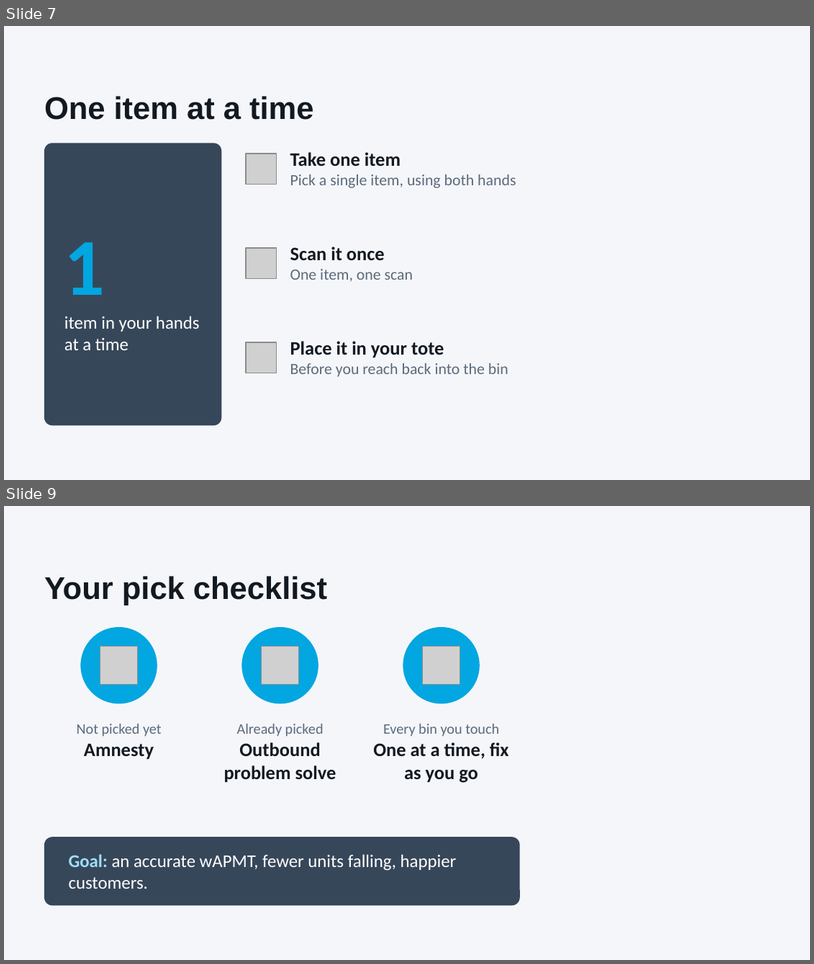
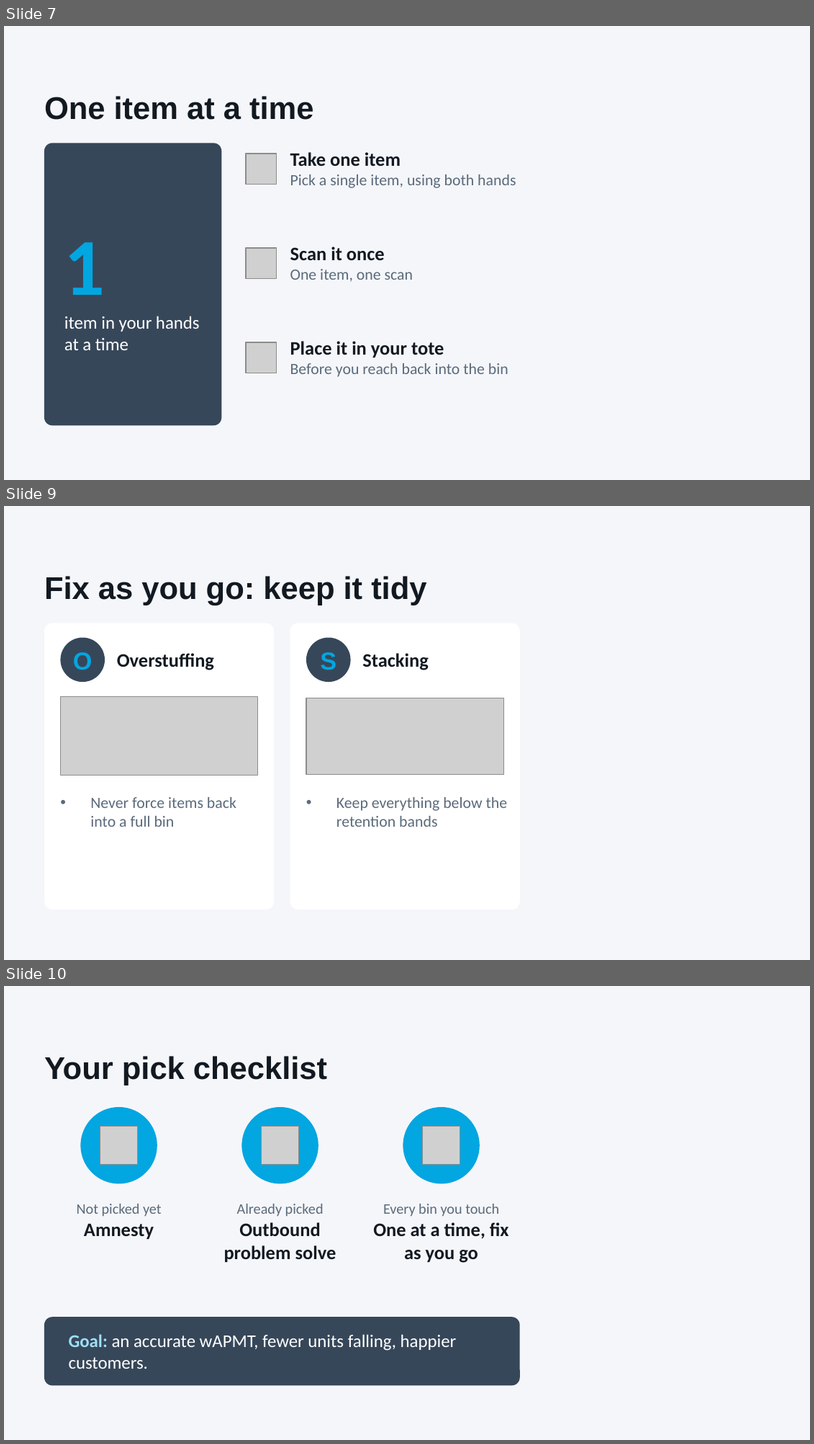
Before and after one commit to vanfryddie/beanstalkx, a slide deck: APMT_Coaching_Pick_to_Rebin.pptx. Shown one above the other, each under a label of ours: slides 7 and 9 before the commit, slides 7, 9 and 10 after it; the slides between them are not shown. The pictures are 814x964 and 814x1444 pixels, drawn with LibreOffice and Linux fonts; fonts in the diff are those of the drawing; grey boxes stand for pictures; background and template pictures are left out. Boxes give left, top, right and bottom in pixels: in the first picture for what was removed or moved away, otherwise in the second. Text is boxed around its words. In the diff, an @@ line names an element or a change of style, - is before the commit and + after.

```diff
--- a/APMT_Coaching_Pick_to_Rebin.pptx
+++ b/APMT_Coaching_Pick_to_Rebin.pptx
@@ slide 9 added at <box>4,506,810,960</box>, background #F5F6FA @@
@@ title added at <box>44,576,427,605</box>, 28 pt, text #121921, bold @@
+Fix as you go: keep it tidy
@@ rounded rectangle added at <box>44,623,274,909</box>, fill #FFFFFF @@
@@ rounded rectangle added at <box>291,623,520,909</box>, fill #FFFFFF @@
@@ ellipse added at <box>60,638,105,682</box>, fill #37475A @@
@@ text added at <box>73,652,93,669</box>, 22 pt, text #02A6E1, bold @@
+O
@@ text added at <box>117,653,214,670</box>, 17 pt, text #121921, bold @@
+Overstuffing
@@ ellipse added at <box>306,638,351,682</box>, fill #37475A @@
@@ text added at <box>320,652,337,670</box>, 22 pt, text #02A6E1, bold @@
+S
@@ text added at <box>363,653,429,670</box>, 17 pt, text #121921, bold @@
+Stacking
@@ picture added at <box>60,696,258,775</box> @@
@@ picture added at <box>306,698,504,775</box> @@
@@ text added at <box>90,797,237,826</box>, 14 pt, text #5B6B7B @@
+• Never force items back into a full bin
@@ text added at <box>337,797,508,826</box>, 14 pt, text #5B6B7B @@
+• Keep everything below the retention bands
@@ what was slide 9 is now slide 10 @@
```
Also in this commit, not shown: 1 slide changed, 1 other file.
